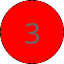
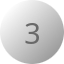
Before/after of a 64px x 64px layered artwork. What changed in the layer stack:
painted on "Arrière-plan" over [left=0, top=0, right=64, bottom=64]
